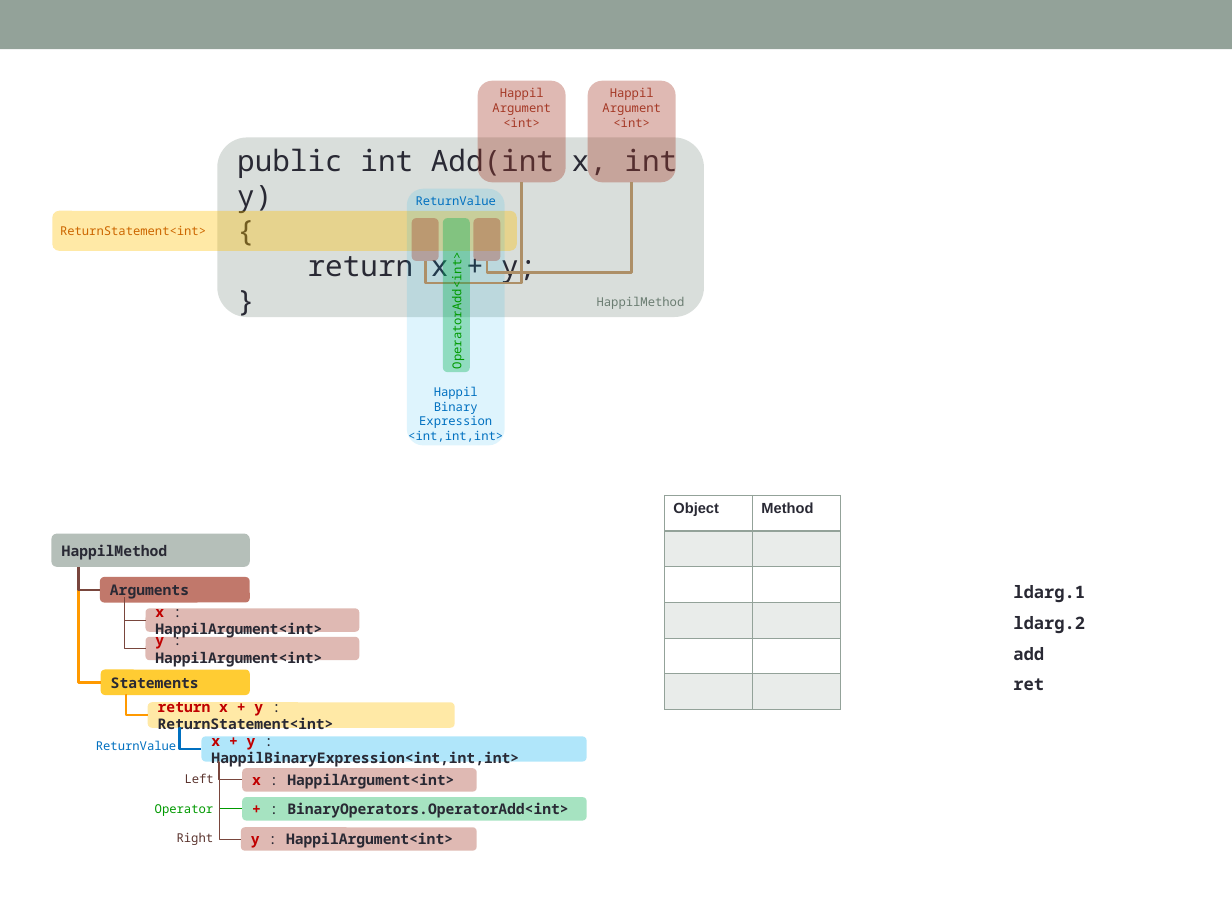
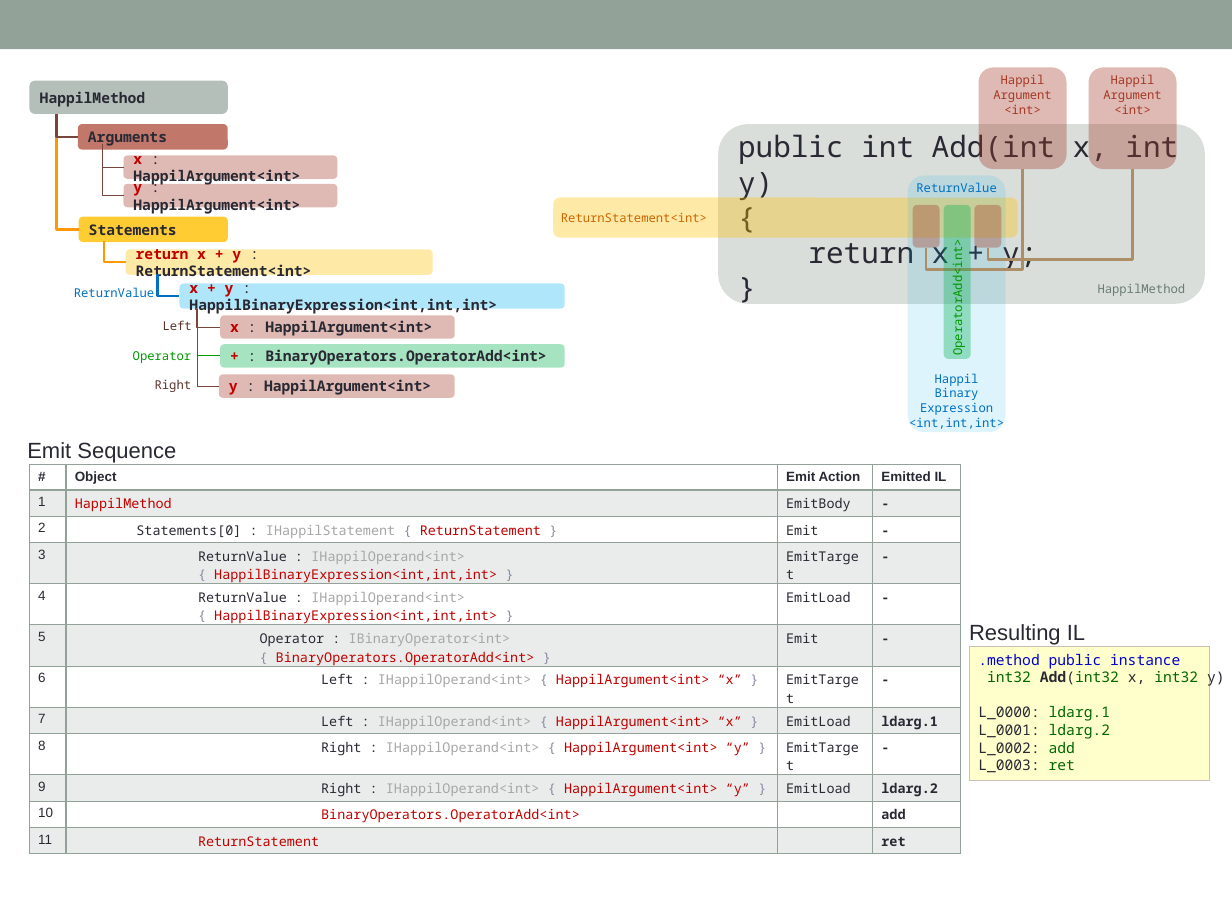
Before and after one commit to felix-b/Hapil, a slide deck: slide 2 of Documentation/Examples.pptx. Drawn at 1232x924 pixels with LibreOffice and Linux fonts; fonts in the diff are those of the drawing. Boxes give left, top, right and bottom in pixels: in the first picture for what was removed or moved away, otherwise in the second. Text is boxed around its words. In the diff, an @@ line names an element or a change of style, - is before the commit and + after.

Commit message:
Finished method anatomy slide

```diff
--- a/Documentation/Examples.pptx
+++ b/Documentation/Examples.pptx
@@ 8 rounded rectangles, 6 elbow lines, 3 texts: place and size @@
-8 rounded rectangles, 6 elbow lines, 3 texts at (78,567,587,851)
+8 rounded rectangles, 6 elbow lines, 3 texts at (56,114,565,398)
@@ 13 rounded rectangles, 3 texts, 2 elbow lines: place and size @@
-13 rounded rectangles, 3 texts, 2 elbow lines at (53,81,704,446)
+13 rounded rectangles, 3 texts, 2 elbow lines at (554,68,1205,432)
@@ 3 elbow lines, 2 rounded rectangles, 1 text: place and size @@
-3 elbow lines, 2 rounded rectangles, 1 text at (51,533,359,845)
+3 elbow lines, 2 rounded rectangles, 1 text at (29,81,337,392)
@@ text added at (27,442,176,463), 18 pt, text #292934 @@
+Emit Sequence
@@ table added at (29,465,960,850), 12 rows, 4 columns @@
+# | Object | Emit Action | Emitted IL
+1 | HappilMethod | EmitBody | -
+2 | Statements[0] : IHappilStatement { ReturnStatement } | Emit | -
+3 | ReturnValue : IHappilOperand<int> { HappilBinaryExpression<int,int,int> } | EmitTarget | -
+4 | ReturnValue : IHappilOperand<int> { HappilBinaryExpression<int,int,int> } | EmitLoad | -
+5 | Operator : IBinaryOperator<int> { BinaryOperators.OperatorAdd<int> } | Emit | -
+6 | Left : IHappilOperand<int> { HappilArgument<int> “x” } | EmitTarget | -
+7 | Left : IHappilOperand<int> { HappilArgument<int> “x” } | EmitLoad | ldarg.1
+8 | Right : IHappilOperand<int> { HappilArgument<int> “y” } | EmitTarget | -
+9 | Right : IHappilOperand<int> { HappilArgument<int> “y” } | EmitLoad | ldarg.2
+10 | BinaryOperators.OperatorAdd<int> |  | add
+11 | ReturnStatement |  | ret
@@ table removed at (664,495,840,709), 6 rows, 2 columns @@
-Object | Method
- | 
- | 
- | 
- | 
- | 
@@ text removed at (1013,585,1085,660) @@
-ldarg.1
-ldarg.2
-add
-ret
@@ text added at (969,624,1085,645), 18 pt, text #292934 @@
+Resulting IL
@@ rectangle added at (970,646,1210,781), fill #FFFFCC, outline #CABFB8 0.75 pt, 12 pt, text #292934 @@
+.method public instance
+int32 Add(int32 x, int32 y)
+L_0000: ldarg.1
+L_0001: ldarg.2
+L_0002: add
+L_0003: ret
```
Also in this commit, not shown: 1 slide added, 1 slide removed, 3 other files.
